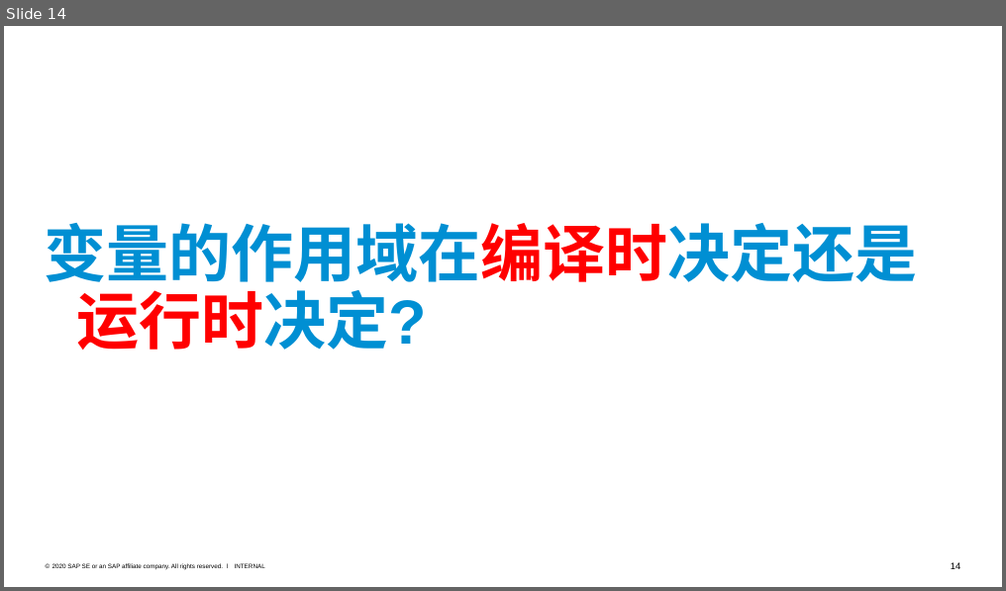
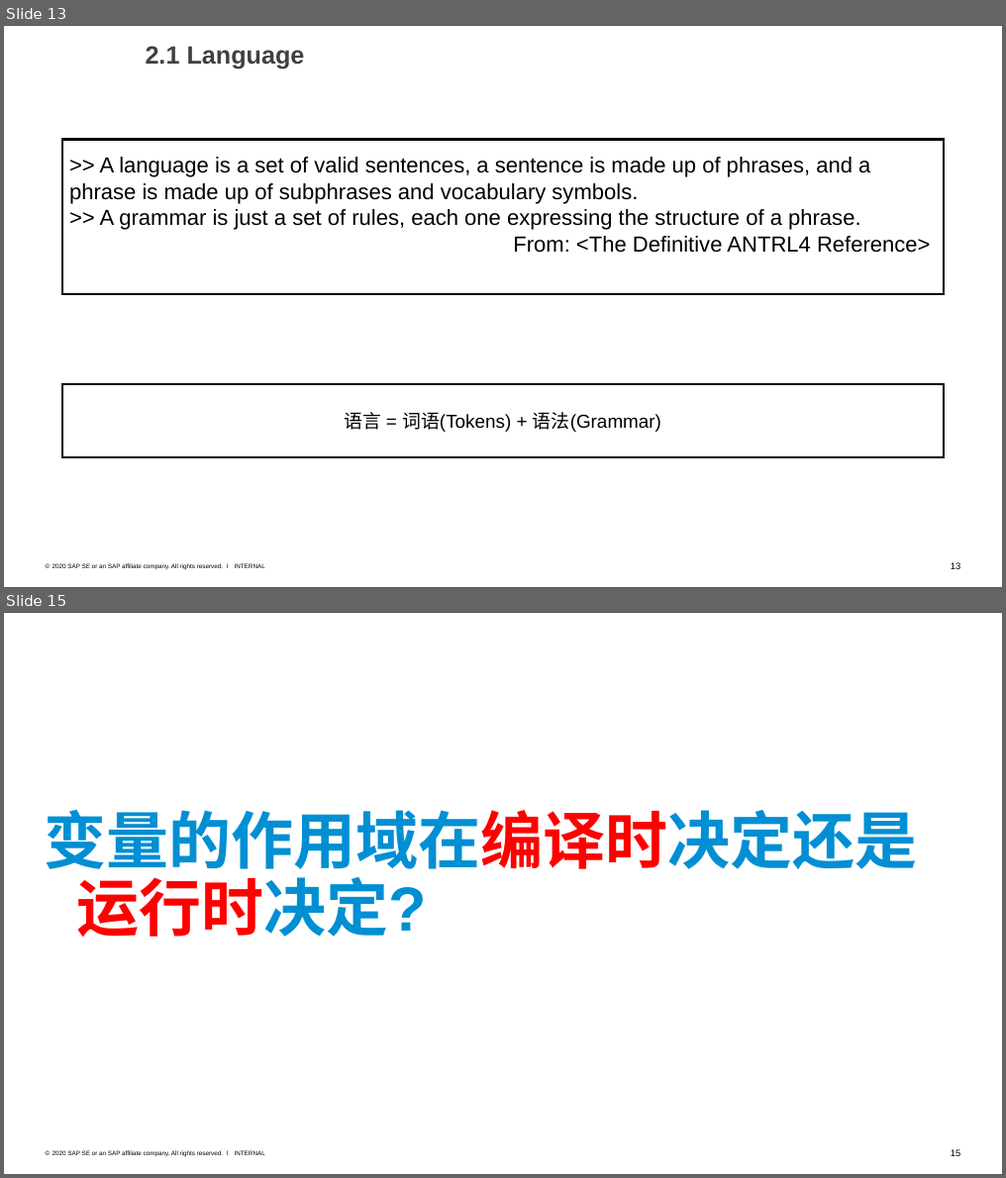
Before and after one commit to jiweiyuan/programmer, a slide deck: programming/scope-and-closure/作用域与闭包.pptx. Shown one above the other, each under a label of ours: slide 14 before the commit, slides 13 and 15 after it; the slides between them are not shown. The pictures are 1006x591 and 1006x1178 pixels, drawn with LibreOffice and Linux fonts; fonts in the diff are those of the drawing. Boxes give left, top, right and bottom in pixels: in the first picture for what was removed or moved away, otherwise in the second. Text is boxed around its words. In the diff, an @@ line names an element or a change of style, - is before the commit and + after.

```diff
--- a/programming/scope-and-closure/作用域与闭包.pptx
+++ b/programming/scope-and-closure/作用域与闭包.pptx
@@ slide 13 added at (4,26,1002,587), background #FFFFFF; not listed: 3 template elements that a slide beside it also shows @@
@@ text added at (146,46,305,70), 24 pt, text #404040, bold @@
+2.1 Language
@@ rectangle added at (62,140,944,294), outline #000000 2 pt, 21 pt, text #000000 @@
+>> A language is a set of valid sentences, a sentence is made up of phrases, and a phrase is made up of subphrases and vocabulary symbols.
+>> A grammar is just a set of rules, each one expressing the structure of a phrase.
+From: <The Definitive ANTRL4 Reference>
@@ rectangle added at (62,383,944,457), outline #000000 2 pt, 18 pt, text #000000 @@
+语言 = 词语(Tokens) + 语法(Grammar)
@@ what was slide 14 is now slide 15 @@
@@ page number at (950,1150,961,1157): text changed @@
-14
+15
```
Also in this commit, not shown: 9 slides changed, 2 other slides added, 4 other files.
